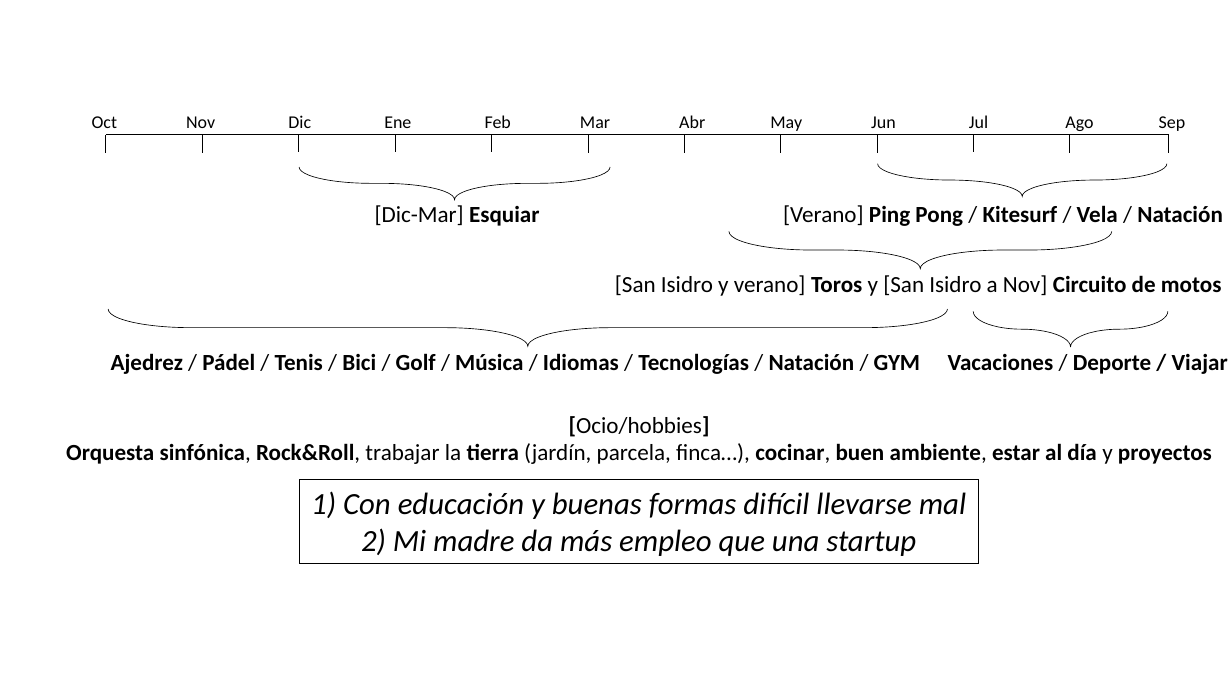
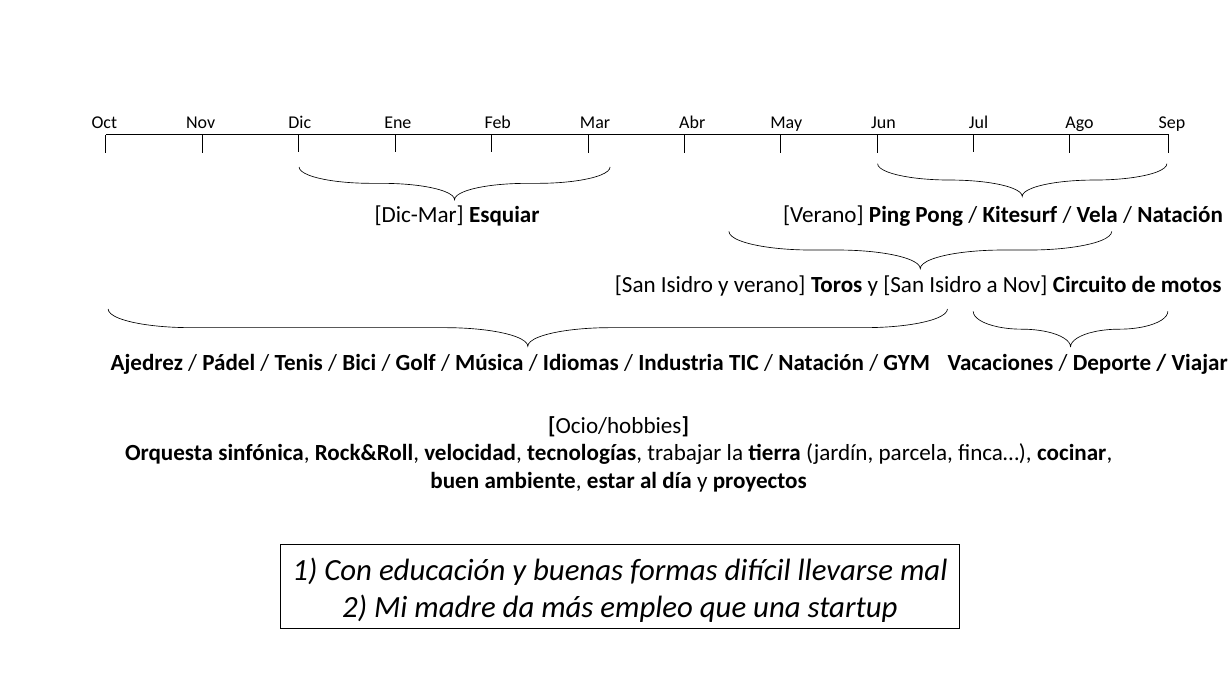
Before and after one commit to antoniojturel/cv, a slide deck: slide 1 of salud.pptx. Drawn at 1232x693 pixels with LibreOffice and Linux fonts; fonts in the diff are those of the drawing. Boxes give left, top, right and bottom in pixels: in the first picture for what was removed or moved away, otherwise in the second. Text is boxed around its words. In the diff, an @@ line names an element or a change of style, - is before the commit and + after.

Commit message:
actualización

```diff
--- a/salud.pptx
+++ b/salud.pptx
@@ text at bbox=[111, 353, 930, 374]: text changed @@
-Ajedrez / Pádel / Tenis / Bici / Golf / Música / Idiomas / Tecnologías / Natación / GYM
+Ajedrez / Pádel / Tenis / Bici / Golf / Música / Idiomas / Industria TIC / Natación / GYM
@@ text "[Ocio/hobbies]": place and size @@
-text "[Ocio/hobbies]" at bbox=[66, 416, 1212, 464]
+text "[Ocio/hobbies]" at bbox=[125, 416, 1112, 492]
@@ text at bbox=[125, 443, 1112, 492]: text changed @@
-Orquesta sinfónica, Rock&Roll, trabajar la tierra (jardín, parcela, finca…), cocinar, buen ambiente, estar al día y proyectos
+Orquesta sinfónica, Rock&Roll, velocidad, tecnologías, trabajar la tierra (jardín, parcela, finca…), cocinar,
+buen ambiente, estar al día y proyectos
@@ rectangle "1) Con educación y buenas ...": place and size @@
-rectangle "1) Con educación y buenas ..." at bbox=[299, 480, 979, 564]
+rectangle "1) Con educación y buenas ..." at bbox=[281, 545, 960, 629]
```
